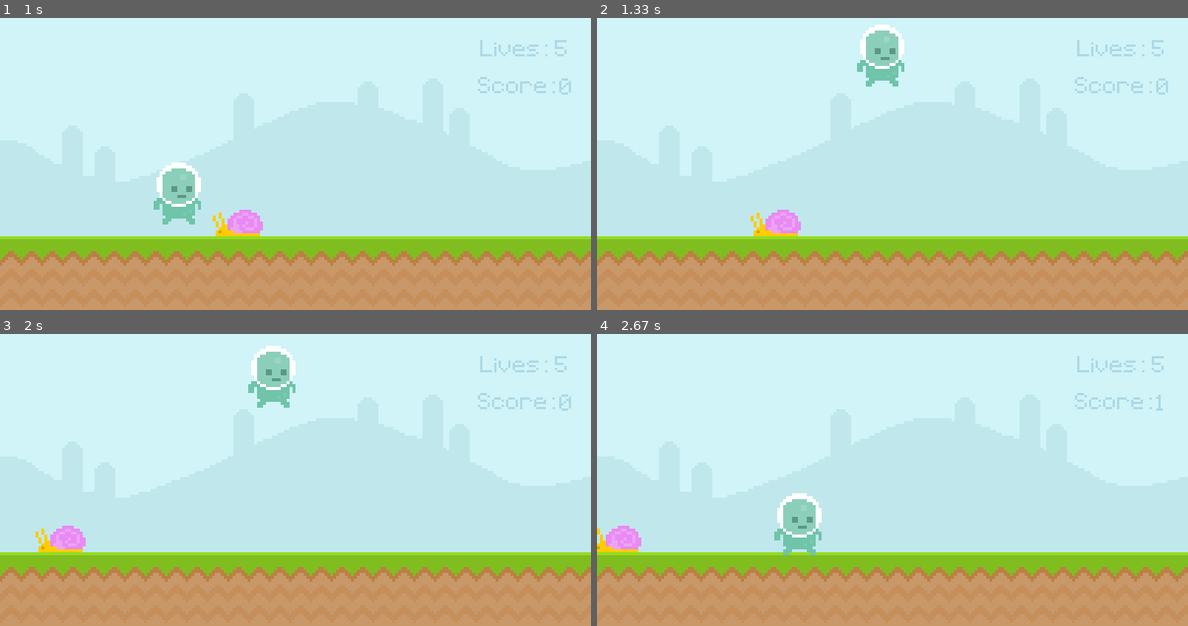
Above: before the commit, frames 1-4 (two rows, left to right).
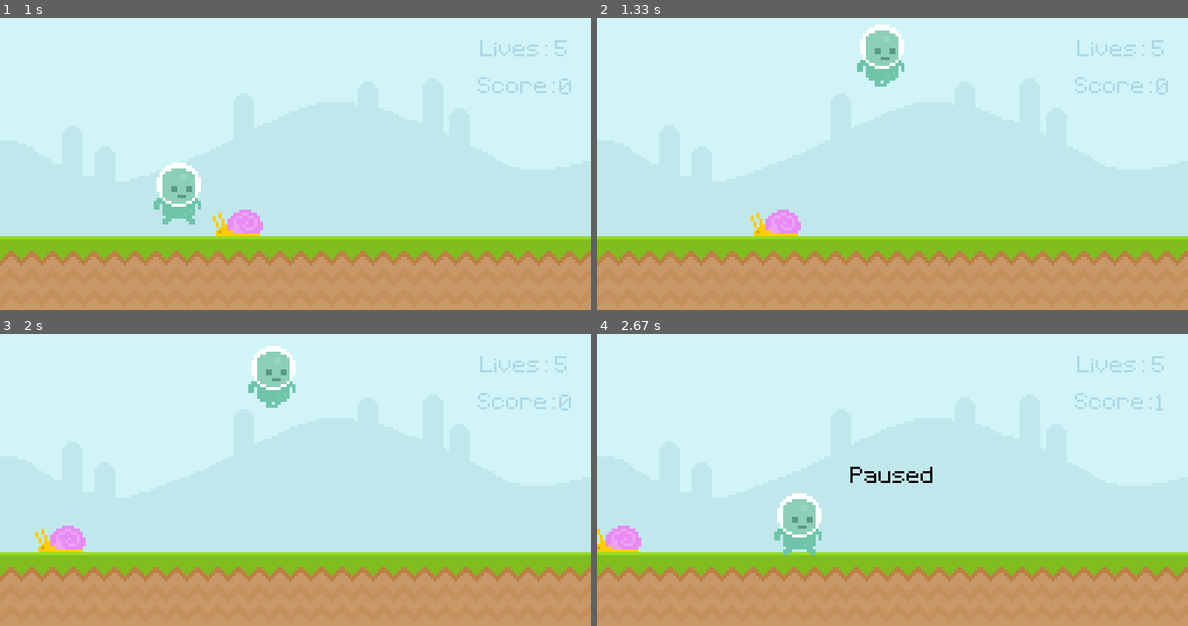
Above: after the commit, the same moments.

Repository: GoodNightTea/pygame
Game: pygame game, started from pygames_start_281023.py
Same seed, same stepped clock (60 frames per second), same inputs: the game is played once before the commit and once after it.
Inputs:
- Up to frame 1 (1 s): tap Space at 0.33, 0.73 s; hold D from 0.67 s (still down)
- Up to frame 2 (1.33 s): tap Space at 1.03, 1.23 s; release D at 1.13 s; hold D from 1.17 s (still down)
- Up to frame 3 (2 s): tap Space at 1.53, 1.73 s; release D at 1.63 s; hold A from 1.67 s (still down)
- Up to frame 4 (2.67 s): tap Space at 2.03, 2.3 s; release A at 2.2 s; hold S 2.23-2.53 s

Frame 1 is identical in both runs. In frame 2, less than 0.1% of the frame differs, in the area x 45-51%, y 21-24%; in frame 3, less than 0.1%; in frame 4, 0.3%, in the area x 42-57%, y 45-52%.

Commit message:
Update pygames_start_281023.py

Diff:
--- a/pygames_start_281023.py
+++ b/pygames_start_281023.py
@@ -1,8 +1,5 @@
 import pygame
 from sys import exit
-import time
-
-#todo sound system mit pycdio 2.1.1
 
 # Constants
 GROUND = 300
@@ -25,21 +22,31 @@
 snail_surf1 = pygame.image.load('graphics/snail/snail1.png').convert_alpha()
 snail_rect1 = snail_surf1.get_rect(bottomright=(600, 300))
 
-player_surf = pygame.image.load('graphics/player/player_walk_1.png').convert_alpha()
-player_rect = player_surf.get_rect(midbottom=(80, 300))
+player_surf1 = pygame.image.load('graphics/player/player_walk_1.png').convert_alpha()
+player_surf2 = pygame.image.load('graphics/player/player_walk_2.png').convert_alpha()
+player_surfaces = [player_surf1, player_surf2]
+player_surface_index = 0
+player_rect = player_surfaces[player_surface_index].get_rect(midbottom=(80, 300))
 
-#Loads stat
+
+# Loads stat
 score_surf = test_font.render('Score:', False, 'LightBlue')
-score_rect = score_surf.get_rect(center = (700, 100))
+score_rect = score_surf.get_rect(center=(700, 100))
 
 lives_surf = test_font.render('Lives: ', False, 'LightBlue')
-lives_rect = lives_surf.get_rect(center = (700, 50) )
+lives_rect = lives_surf.get_rect(center=(700, 50))
 
-#pause screen
-Paused_surf = test_font.render('Paused', True, 'Black')
-Paused_rect = Paused_surf.get_rect(center = (400, 200))
+# pause screen
+Paused_surf = test_font.render('Paused', False, 'Black')
+Paused_rect = Paused_surf.get_rect(center=(400, 200))
+
+afterpaused_surf = test_font.render('Press [Space] to continue', False, 'Black')
+afterpaused_rect = afterpaused_surf.get_rect(center=(400, 200))
 
 # Variables
+player_last_switch_time = pygame.time.get_ticks()
+player_switch_interval = 1000
+
 paused = False
 score = 0
 y_velocity = 0
@@ -55,8 +62,6 @@
 keys = pygame.key.get_pressed()
 keydown = pygame.KEYDOWN
 
-
-
 while True:
     keys = pygame.key.get_pressed()
     for event in pygame.event.get():
@@ -64,13 +69,12 @@
             pygame.quit()
             exit()
         elif event.type == pygame.KEYDOWN:
-            if event.key == pygame.K_SPACE and on_ground and paused == False:
+            if event.key == pygame.K_SPACE and on_ground and not paused:
                 y_velocity = JUMP
                 player_moveable = True
                 on_ground = False
                 print('jump')
             if event.key == pygame.K_s:
-                screen.blit(Paused_surf,Paused_rect)
                 print('paused')
                 paused = not paused
                 player_moveable = False
@@ -85,8 +89,14 @@
     else:
         snail_rect1.x += 0
 
+    # updating player's character
+    current_time = pygame.time.get_ticks()
+    if current_time - player_last_switch_time > player_switch_interval:
+        player_surface_index = (player_surface_index + 1) % len(player_surfaces)
+        player_last_switch_time = current_time
 
-    if not paused:  # Only allow movement if the game is not paused
+    # movement
+    if not paused:
         if keys[pygame.K_a]:
             if player_moveable:
                 player_rect.x -= 8
@@ -97,7 +107,7 @@
             if not event.type == pygame.KEYDOWN:
                 snail_moveable = True
 
-    #check if the player is on ground
+    # check if the player is on ground
     if player_rect.y >= 220:
         player_rect.y = 220
         y_velocity = 0
@@ -106,7 +116,7 @@
     if snail_rect1.right <= 0:
         snail_rect1.left = 800
 
-    #check collision
+    # check collision
     if player_rect.colliderect(snail_rect1) and not collision_immune:
         collision_immune = True
         collision_time = pygame.time.get_ticks()
@@ -116,14 +126,13 @@
     else:
         collision = False
 
-
     # Check collision immunity
     if collision_immune and pygame.time.get_ticks() - collision_time > 1500:
         collision_immune = False
 
     elif player_rect.x > snail_rect1.x and not point_immune:
-        if player_rect.y < snail_rect1.y -50:
-            score +=1
+        if player_rect.y < snail_rect1.y - 50:
+            score += 1
             point_immune = True
             point_time = pygame.time.get_ticks()
         else:
@@ -139,10 +148,15 @@
 
     screen.blit(sky_surf, (0, 0))
     screen.blit(ground_surf, (0, GROUND))
-    screen.blit(score_surf,score_rect)
+    screen.blit(score_surf, score_rect)
     screen.blit(lives_surf, lives_rect)
     screen.blit(snail_surf1, snail_rect1)
-    screen.blit(player_surf, player_rect)
+    screen.blit(player_surfaces[player_surface_index], player_rect)
+
+
+    if paused:
+        screen.blit(Paused_surf,Paused_rect)
+
 
     game_score_surf = test_font.render(str(score), False, 'LightBlue')
     game_score_rect = score_surf.get_rect(center = (810, 102))
